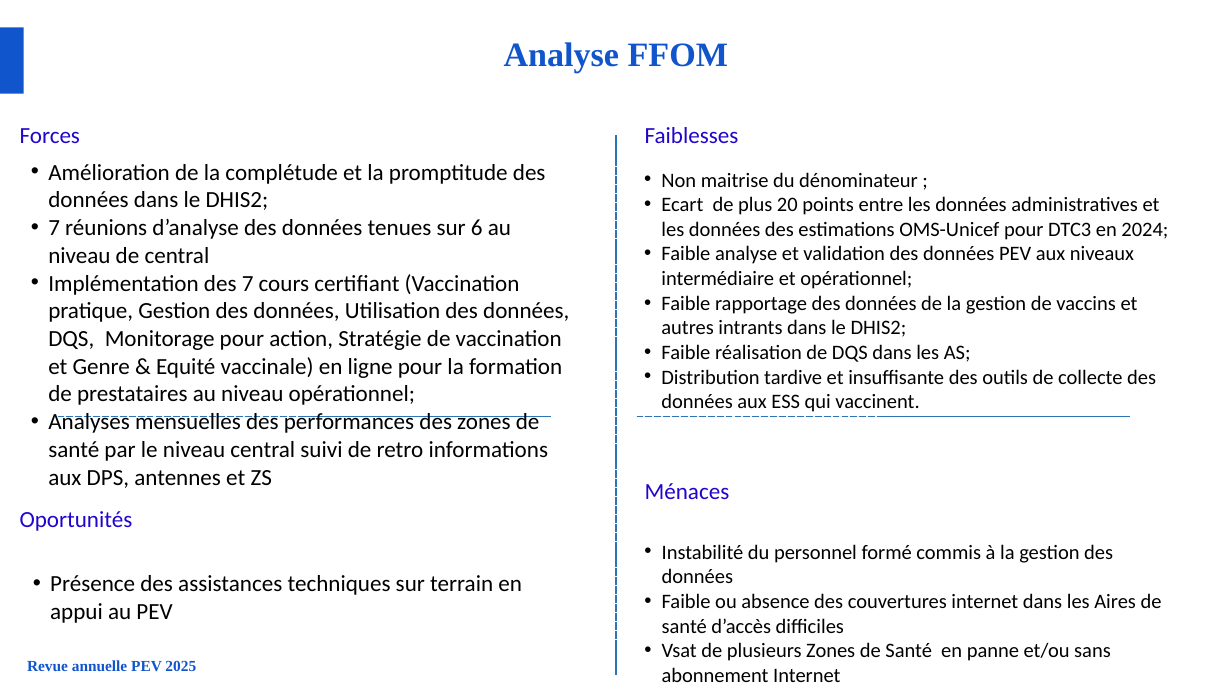
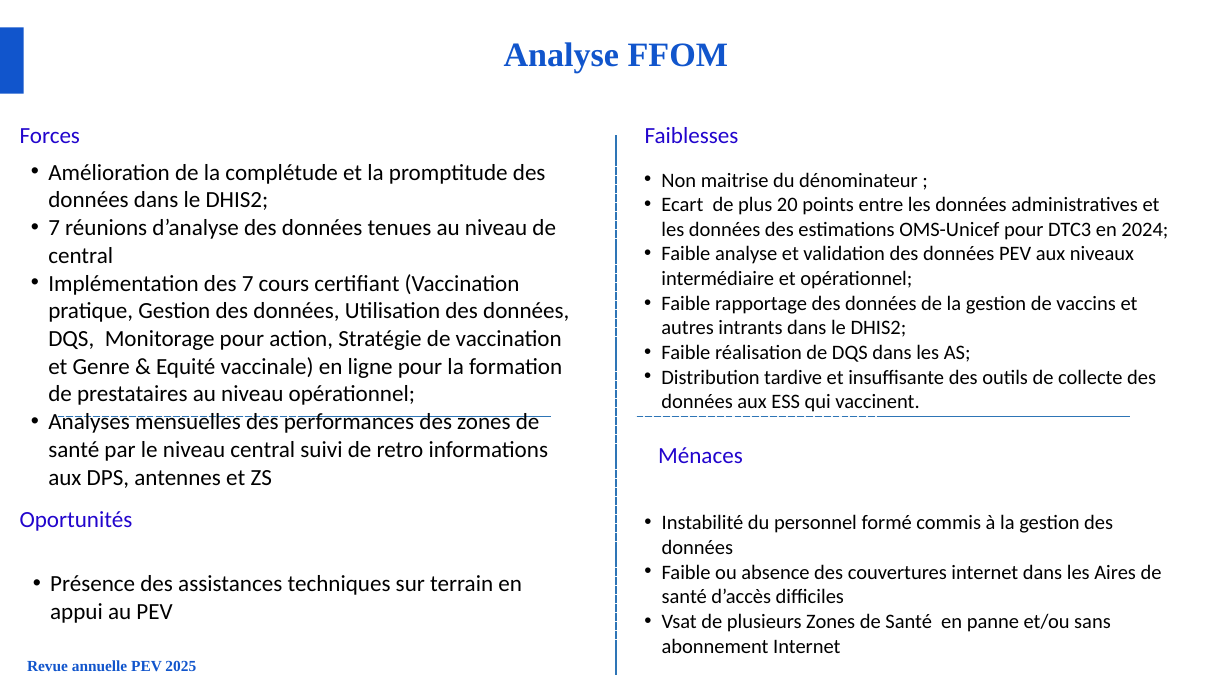
Before and after one commit to WHO-IST-CA/revue_annuelle, a slide deck: slide 22 of docs/epi/presentations/j1/Revue annuelle-PEV_qualité des données-14122025.pptx (slide 18 before the commit). Drawn at 1232x693 pixels with LibreOffice and Linux fonts; fonts in the diff are those of the drawing. Boxes give left, top, right and bottom in pixels: in the first picture for what was removed or moved away, otherwise in the second. Text is boxed around its words. In the diff, an @@ line names an element or a change of style, - is before the commit and + after.

```diff
--- a/docs/epi/presentations/j1/Revue annuelle-PEV_qualité des données-14122025.pptx
+++ b/docs/epi/presentations/j1/Revue annuelle-PEV_qualité des données-14122025.pptx
@@ text at (48, 219, 556, 263): text changed @@
-• 7 réunions d’analyse des données tenues sur 6 au niveau de central
+• 7 réunions d’analyse des données tenues au niveau de central
@@ text "Ménaces": place and size @@
-text "Ménaces" at (645, 483, 730, 499)
+text "Ménaces" at (658, 447, 743, 463)
@@ text "Instabilité du personnel formé commis ..." rewrapped from (662, 544, 1162, 661) to (662, 514, 1162, 653) @@
```
Also in this commit, not shown: 16 other slides changed, 6 slides added, 1 slide removed, 1 other file.
